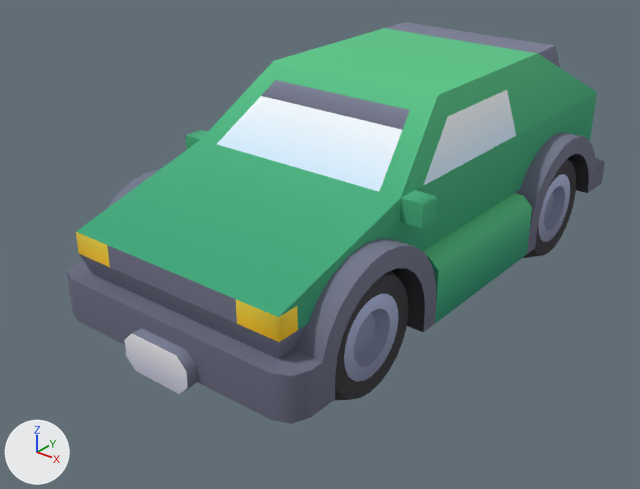
Two versions of the glTF model public/models/vehicles/metro.glb, one commit apart.
Rendered twice from a camera (50 mm lens) standing at (2.29, -3.25, 2.14) and looking at (-0.11, -0.25, 0.28). Lighting does not change. The marker at lower left points along +X, +Y and +Z. The picture after the commit comes second. Vertices at exactly the same position are counted once.

Before the edit, the objects in view are built like this:
```python
me_body = bpy.data.meshes.new('body')
me_body.from_pydata(...)  # 434 vertices, 760 faces; spans x -0.65..0.65, y -1.43..1.43, z 0.0..0.95
me_body.materials.append(mat_colormap)
me_wheel_back_left = bpy.data.meshes.new('wheel-back-left')
me_wheel_back_left.from_pydata(...)  # 216 vertices, 332 faces; spans x -0.05..0.3, y -0.3..0.3, z -0.3..0.3
me_wheel_back_left.materials.append(mat_colormap)
me_wheel_front_left = bpy.data.meshes.new('wheel-front-left')
me_wheel_front_left.from_pydata(...)  # 216 vertices, 332 faces; spans x -0.05..0.3, y -0.3..0.3, z -0.3..0.3
me_wheel_front_left.materials.append(mat_colormap)
ob_body = bpy.data.objects.new('body', me_body)
ob_body.location = (0.0, 0.025, 0.15)
ob_wheel_back_left = bpy.data.objects.new('wheel-back-left', me_wheel_back_left)
ob_wheel_back_left.location = (0.3, 0.81, 0.3)
ob_wheel_front_left = bpy.data.objects.new('wheel-front-left', me_wheel_front_left)
ob_wheel_front_left.location = (0.3, -0.81, 0.3)
```
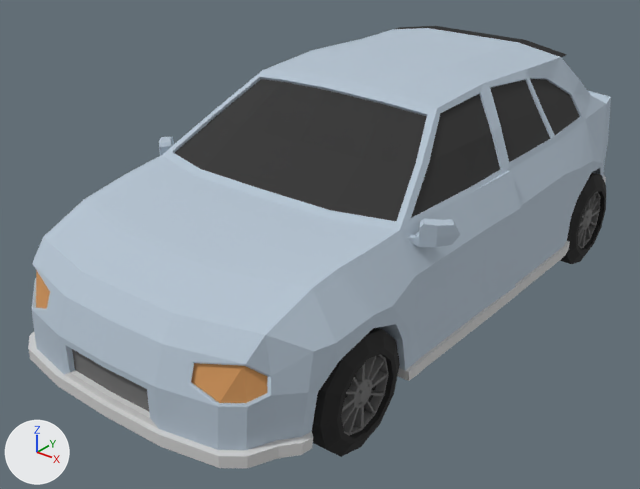
Pixel boxes [x1, y1, x2, y2] of what changed, in the pictures (640 x 489 px):
'body', reshaped, moved, recoloured (9% wider, 10% taller)
    before: [67, 22, 604, 424]
    after: [28, 26, 611, 468]
'NormalCar2_FrontLeftWheel_Cylinder.015', added
    after: [312, 328, 400, 457]
    faces in mat_black (black #1b1b1b): [312, 328, 400, 457]
    faces in mat_grey (grey #707070): [341, 354, 388, 436]
'wheel-front-left', deleted
    before: [333, 271, 409, 401]
'wheel-back-left', deleted
    before: [523, 159, 576, 258]
'NormalCar2_BackWheels_Cylinder.003', added
    after: [560, 173, 606, 264]
    faces in mat_black (black #1b1b1b): [560, 173, 606, 264]
    faces in mat_grey (grey #707070): [578, 192, 600, 249]
part 1 of me_body, rebuilt (9% wider, 12% taller)
    before: [67, 28, 604, 424]
    after: [28, 26, 611, 468]
part 2 of me_body, added (pale blue)
    after: [407, 218, 461, 247]
part 3 of me_body, added
    after: [159, 137, 174, 156]
part 4 of me_body, deleted
    before: [125, 22, 560, 394]

The change in detail:
Material 'LightBlue' (mat_lightblue) is new.
Its base color is (0.459, 0.548, 0.64) (pale blue #b4c3d1).
Its roughness is 0.904.
Material 'Headlights' (mat_headlights) is new.
Its base color is (0.639, 0.301, 0.102) (orange #d1955a).
Its roughness is 0.904.
Material 'Windows' (mat_windows) is new.
Its base color is (0.0285, 0.0285, 0.0285) (black #2f2f2f).
Its roughness is 0.904.
Material 'TailLights' (mat_taillights) is new.
Its base color is (0.639, 0.0744, 0.0594) (red #d14d45).
Its roughness is 0.904.
Material 'Material.007' (mat_material_007) is new.
Its base color is (0.64, 0.64, 0.64) (light grey #d1d1d1).
Its roughness is 0.904.
Material 'Black' (mat_black) is new.
Its base color is (0.011, 0.011, 0.011) (black #1b1b1b).
Its roughness is 0.904.
Material 'Grey' (mat_grey) is new.
Its base color is (0.161, 0.161, 0.161) (grey #707070).
Its roughness is 0.904.
me_body is used by ob_body; location (0.0, 0.025, 0.15).
me_body had 434 vertices, 760 faces and spanned x -0.65..0.65, y -1.43..1.43, z 0.0..0.95.
me_body no longer uses material mat_colormap.
me_body now has 726 vertices, 1442 faces and spans x -0.82..0.82, y -1.66..1.65, z 0.14..1.12.
me_body part 1: the loose piece of 348 vertices spanning x -0.65..0.65, y -1.38..1.38, z 0.05..0.95 is rebuilt with 670 vertices and now spans x -0.76..0.76, y -1.66..1.65, z 0.14..1.12.
me_body part 2: a new loose piece of 28 vertices spanning x 0.65..0.82, y -0.71..-0.53, z 0.68..0.77, in mat_lightblue (pale blue #b4c3d1).
me_body part 3: a new loose piece of 28 vertices spanning x -0.82..-0.65, y -0.71..-0.53, z 0.68..0.77, in mat_lightblue (pale blue #b4c3d1).
me_body part 4: 12 loose pieces with 86 vertices, spanning x -0.65..0.65, y -1.43..1.43, z 0.0..0.95, are deleted.
me_body gains material mat_lightblue (pale blue #b4c3d1).
me_body gains material mat_windows (black #2f2f2f).
me_body gains material mat_black (black #1b1b1b).
me_body gains material mat_grey (grey #707070).
me_body gains material mat_headlights (orange #d1955a).
me_body gains material mat_material_007 (light grey #d1d1d1).
me_body gains material mat_taillights (red #d14d45).
Mesh me_normalcar2_frontleftwheel_cylinder_015_mesh is new.
It has 212 vertices, 420 faces and spans x 0.569..0.749, y -1.288..-0.793, z -0.028..0.467.
Faces by material slot: [282, 138].
It uses material mat_grey (grey #707070).
It uses material mat_black (black #1b1b1b).
Mesh me_normalcar2_backwheels_cylinder_003_mesh is new.
It has 424 vertices, 840 faces and spans x -0.748..0.749, y 0.708..1.203, z -0.028..0.467.
Faces by material slot: [276, 564].
It uses material mat_black (black #1b1b1b).
It uses material mat_grey (grey #707070).
Object 'wheel-front-left' (ob_wheel_front_left) is deleted.
Object 'wheel-back-left' (ob_wheel_back_left) is deleted.
Object 'body' (ob_body) moves from (0.0, 0.025, 0.15) to (0.0, 0.0, 0.0).
Object 'NormalCar2_FrontLeftWheel_Cylinder.015' (ob_normalcar2_frontleftwheel_cylinder_015) is new; it shows me_normalcar2_frontleftwheel_cylinder_015_mesh.
Its location is (0.0, 0.0, 0.0).
Object 'NormalCar2_BackWheels_Cylinder.003' (ob_normalcar2_backwheels_cylinder_003) is new; it shows me_normalcar2_backwheels_cylinder_003_mesh.
Its location is (0.0, 0.0, 0.0).
